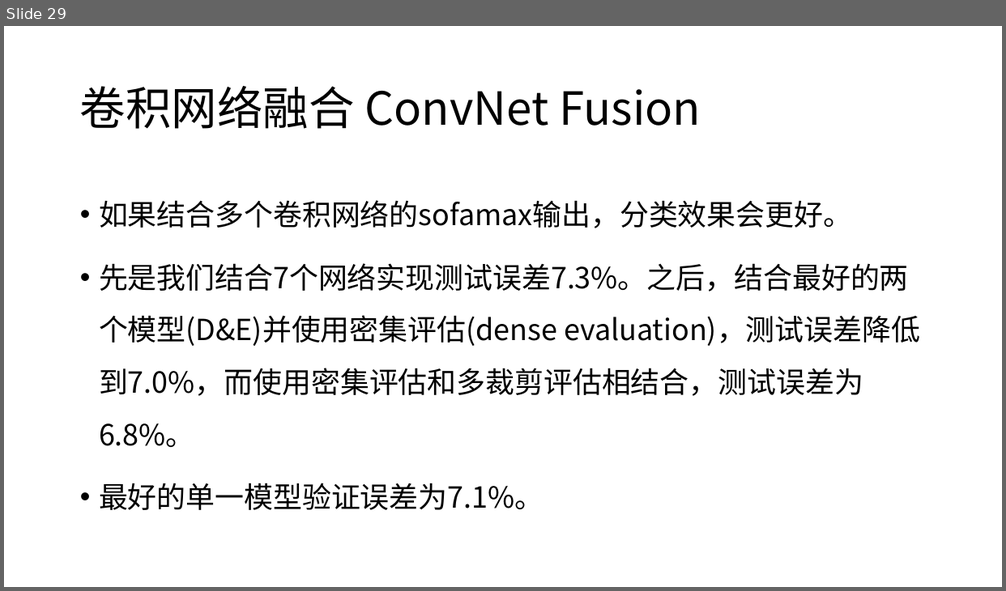
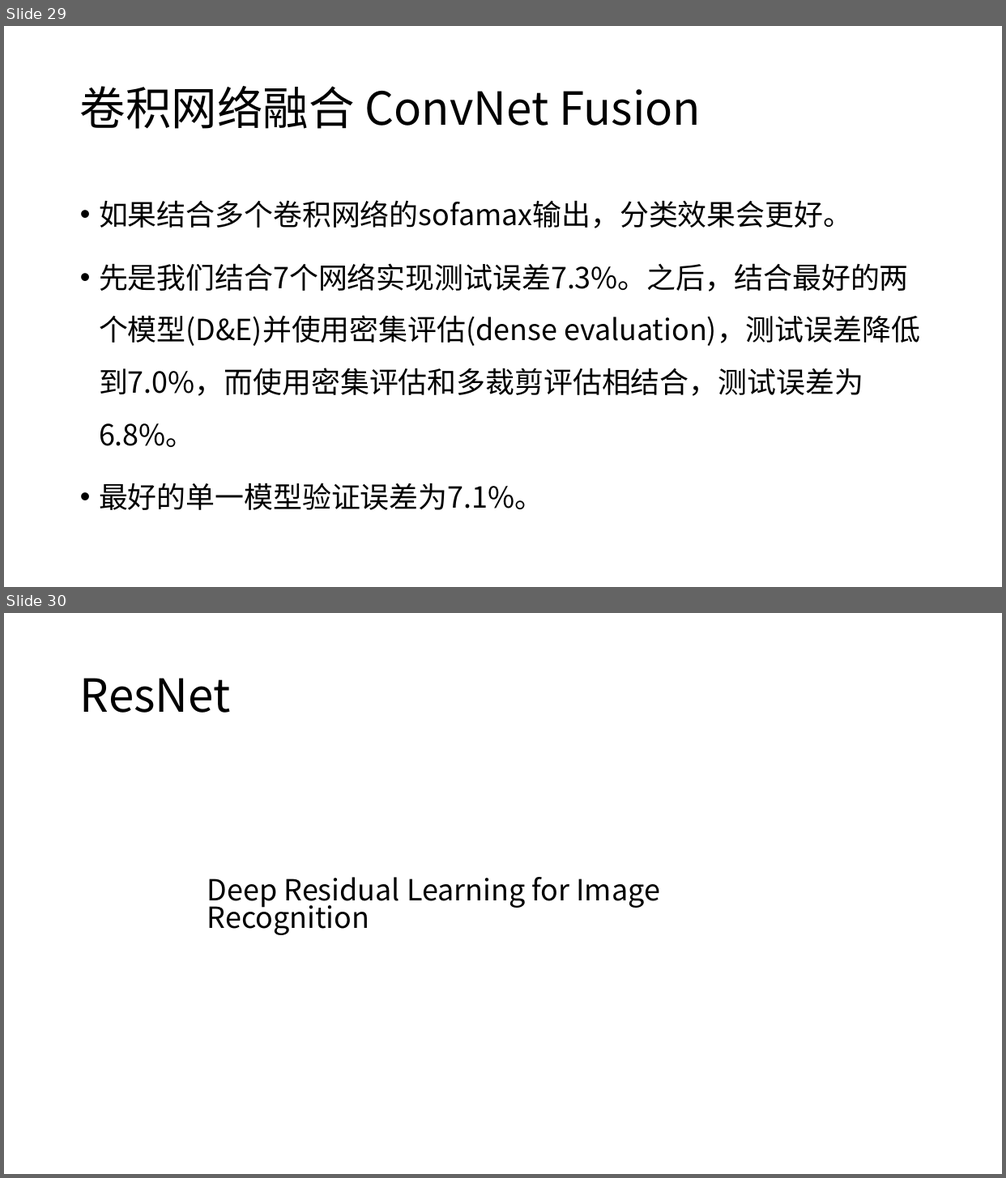
Before and after one commit to XianzhengWU/deeplearning_papernotes, a slide deck: 四篇论文笔记汇总.pptx. Shown one above the other, each under a label of ours: slide 29 before the commit, slides 29 and 30 after it. The pictures are 1006x591 and 1006x1178 pixels, drawn with LibreOffice and Linux fonts; fonts in the diff are those of the drawing. Boxes give left, top, right and bottom in pixels: in the first picture for what was removed or moved away, otherwise in the second. Text is boxed around its words. In the diff, an @@ line names an element or a change of style, - is before the commit and + after.

```diff
--- a/四篇论文笔记汇总.pptx
+++ b/四篇论文笔记汇总.pptx
@@ slide 30 added at (4,613,1002,1174), background #FFFFFF @@
@@ title added at (80,678,231,713), 44 pt, text #000000 @@
+ResNet
@@ text added at (207,877,660,935), 28 pt, text #000000 @@
+Deep Residual Learning for Image Recognition
```
Also in this commit, not shown: 1 other slide added, 2 slides removed, 1 other file.
